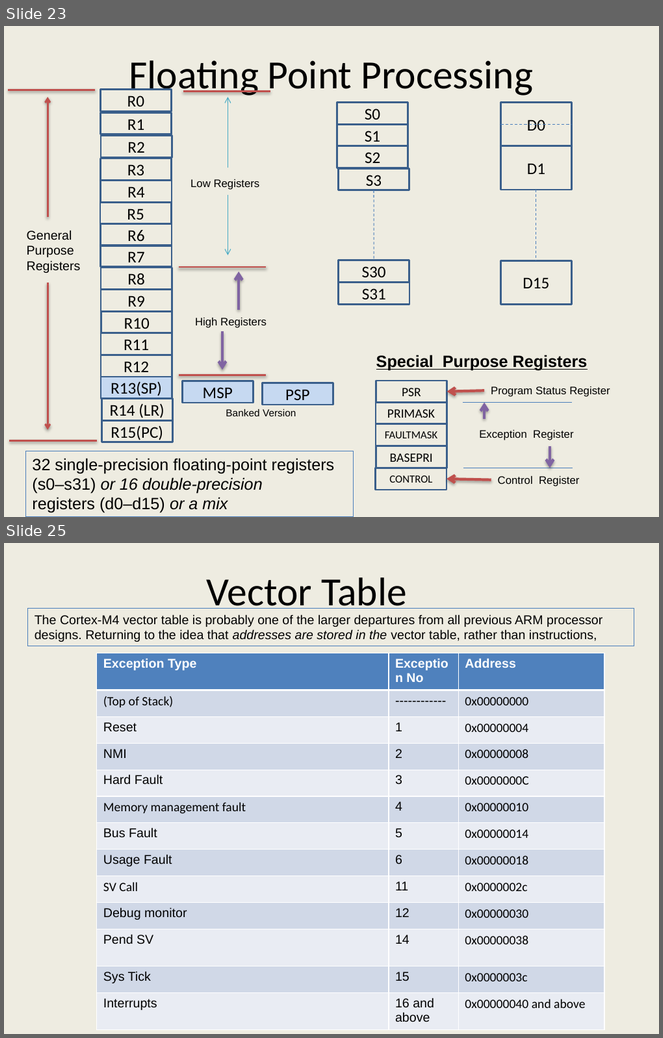
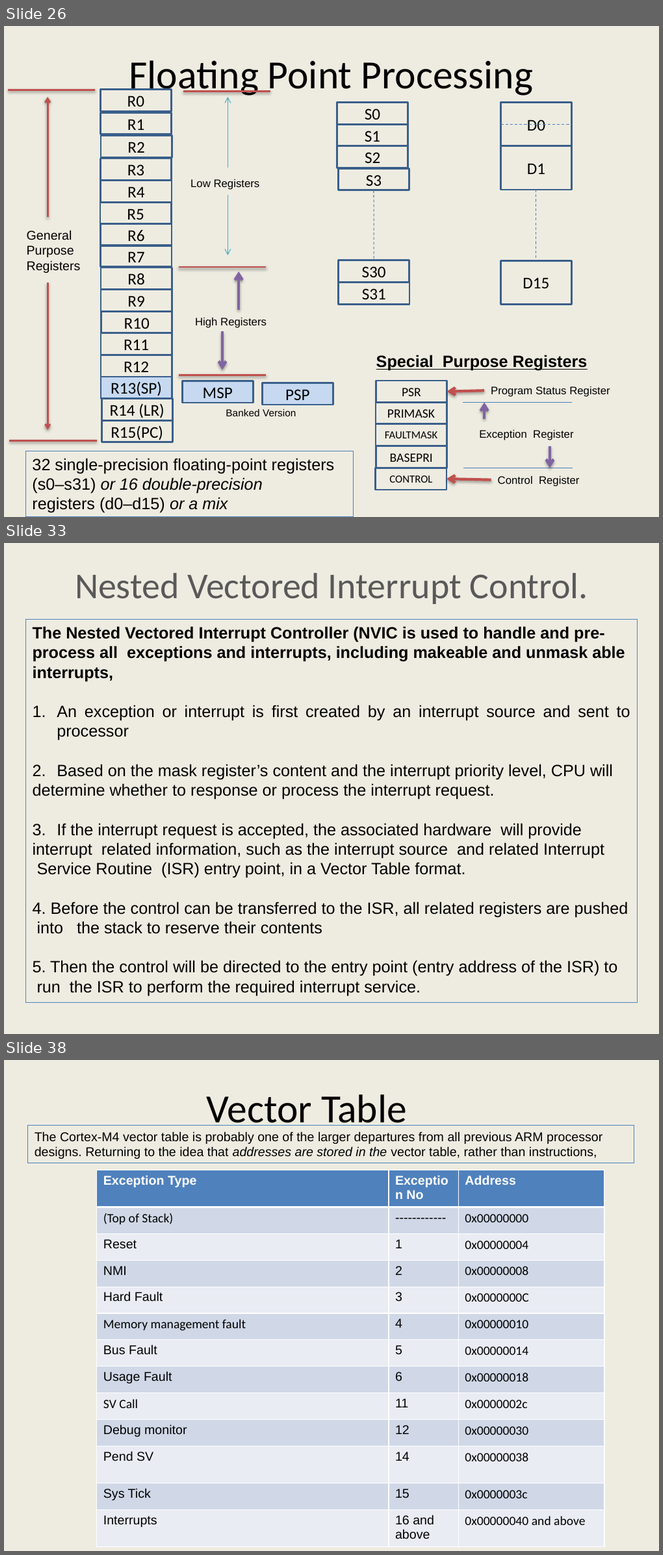
Before and after one commit to girishsukukumar/ARM-Architecture, a slide deck: Module-4.pptx. Shown one above the other, each under a label of ours: slides 23 and 25 before the commit, slides 26, 33 and 38 after it; the slides between them are not shown. The pictures are 663x1038 and 663x1555 pixels, drawn with LibreOffice and Linux fonts; fonts in the diff are those of the drawing. Boxes give left, top, right and bottom in pixels: in the first picture for what was removed or moved away, otherwise in the second. Text is boxed around its words. In the diff, an @@ line names an element or a change of style, - is before the commit and + after.

```diff
--- a/Module-4.pptx
+++ b/Module-4.pptx
@@ slide 33 added at box(4, 543, 659, 1034), background #EEECE1 @@
@@ title added at box(75, 573, 588, 604), 40 pt, text #595959 @@
+Nested Vectored Interrupt Control.
@@ rectangle added at box(25, 620, 637, 1004), outline #4F81BD 0.75 pt, 18 pt, text #000000 @@
+The Nested Vectored Interrupt Controller (NVIC is used to handle and pre-process all exceptions and interrupts, including makeable and unmask able interrupts,
+1. An exception or interrupt is first created by an interrupt source and sent to processor
+2. Based on the mask register’s content and the interrupt priority level, CPU will
+determine whether to response or process the interrupt request.
+3. If the interrupt request is accepted, the associated hardware will provide
+interrupt related information, such as the interrupt source and related Interrupt
+Service Routine (ISR) entry point, in a Vector Table format.
+4. Before the control can be transferred to the ISR, all related registers are pushed
+into the stack to reserve their contents
+5. Then the control will be directed to the entry point (entry address of the ISR) to
+run the ISR to perform the required interrupt service.
@@ what was slide 23 is now slide 26 @@
@@ what was slide 25 is now slide 38 @@
```
Also in this commit, not shown: 1 slide changed, 13 other slides added, 2 other files.
